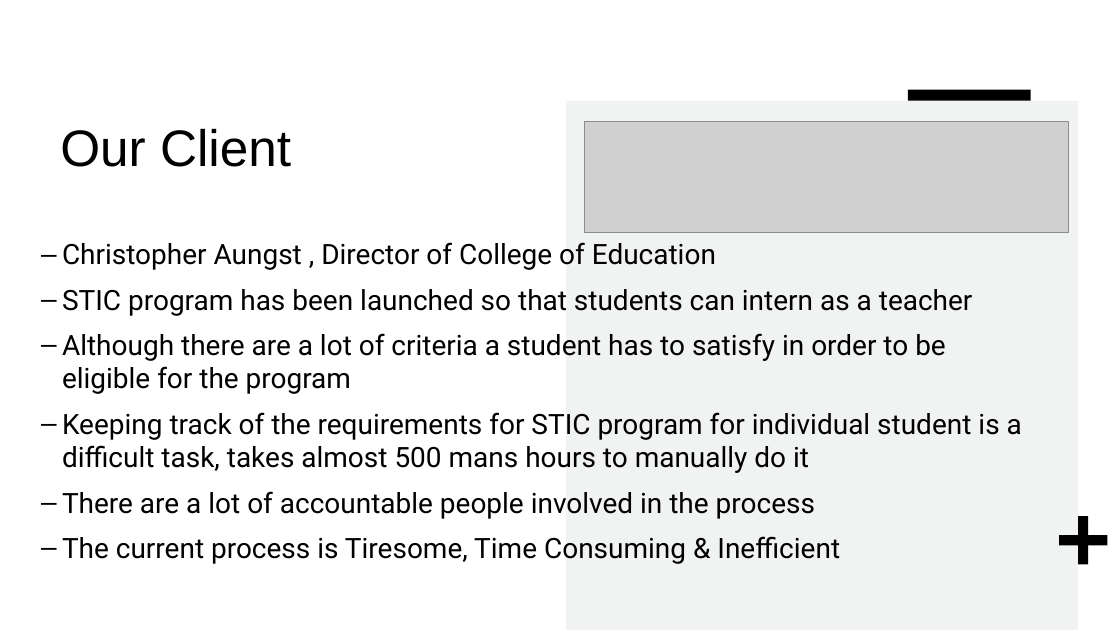
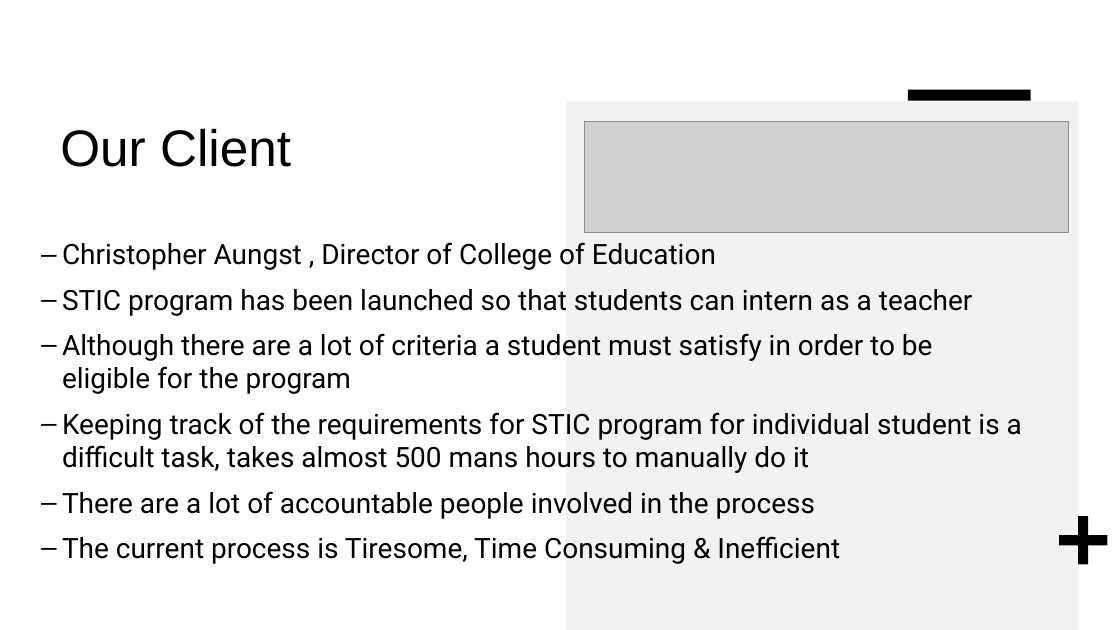
Before and after one commit to TeacherTodo/Deliverables, a slide deck: slide 4 of Teacher To-Do Mini Intro.pptx. Drawn at 1120x630 pixels with LibreOffice and Linux fonts; fonts in the diff are those of the drawing; grey boxes stand for pictures. Boxes give left, top, right and bottom in pixels: in the first picture for what was removed or moved away, otherwise in the second. Text is boxed around its words. In the diff, an @@ line names an element or a change of style, - is before the commit and + after.

```diff
--- a/Teacher To-Do Mini Intro.pptx
+++ b/Teacher To-Do Mini Intro.pptx
@@ text at <box>62,333,933,394</box>: text changed @@
-– Although there are a lot of criteria a student has to satisfy in order to be eligible for the program
+– Although there are a lot of criteria a student must satisfy in order to be eligible for the program
```
Also in this commit, not shown: 3 other slides changed, 4 slides added, 1 slide removed.
